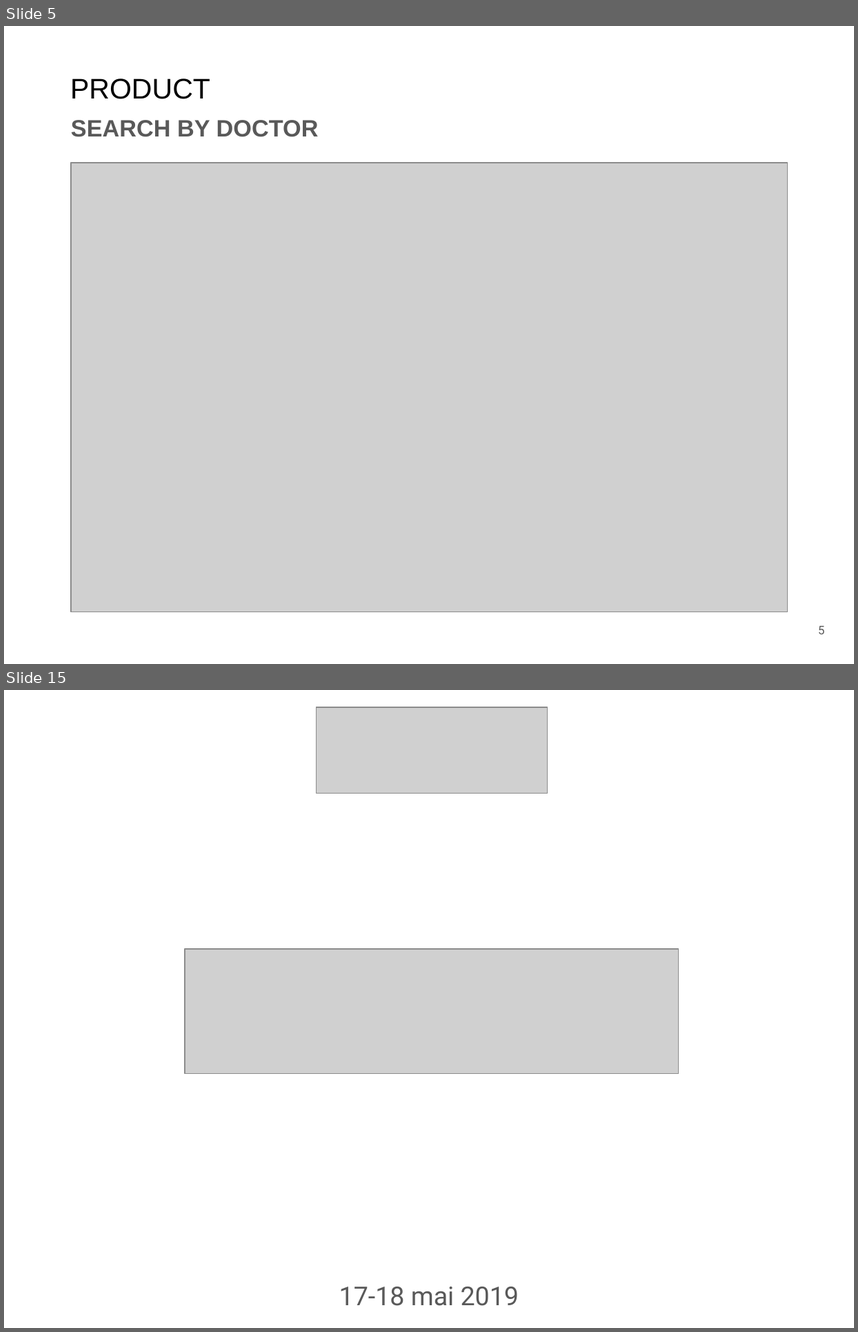
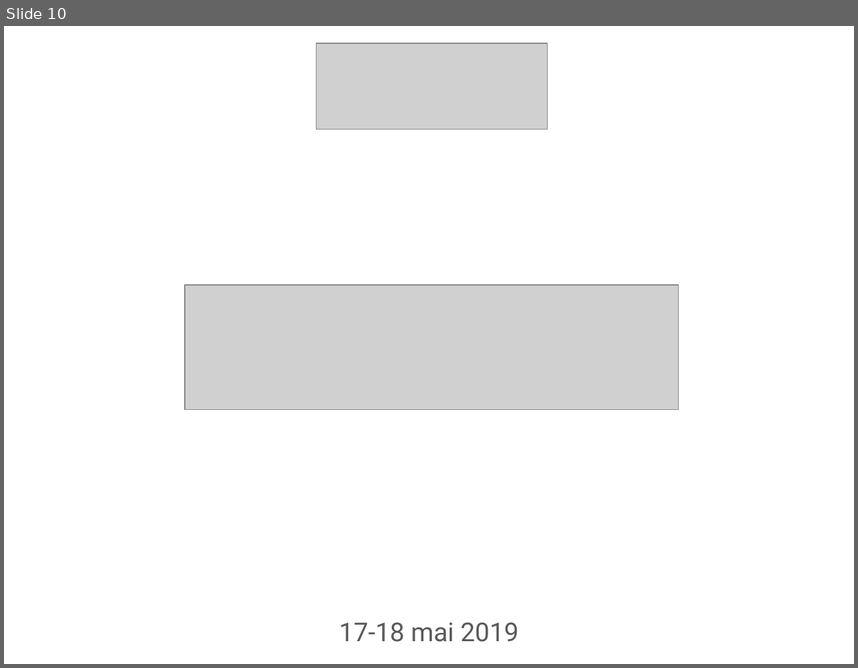
Before and after one commit to giodemaio/hackathonGM, a slide deck: GM IT Hackathon PITCH Doc Time.pptx. Shown one above the other, each under a label of ours: slides 5 and 15 before the commit, slide 10 after it; the slides between them are not shown. The pictures are 858x1332 and 858x668 pixels, drawn with LibreOffice and Linux fonts; fonts in the diff are those of the drawing; grey boxes stand for pictures; background and template pictures are left out. Boxes give left, top, right and bottom in pixels: in the first picture for what was removed or moved away, otherwise in the second. Text is boxed around its words. In the diff, an @@ line names an element or a change of style, - is before the commit and + after.

```diff
--- a/GM IT Hackathon PITCH Doc Time.pptx
+++ b/GM IT Hackathon PITCH Doc Time.pptx
@@ slide 5 removed at (x1=4, y1=26, x2=854, y2=664), background picture (left out) @@
@@ text removed at (x1=70, y1=78, x2=210, y2=99) @@
-PRODUCT
@@ text removed at (x1=71, y1=120, x2=319, y2=137) @@
-SEARCH BY DOCTOR
@@ picture removed at (x1=71, y1=163, x2=788, y2=612) @@
@@ page number removed at (x1=818, y1=626, x2=825, y2=634) @@
-5
@@ what was slide 15 is now slide 10 @@
```
Also in this commit, not shown: 8 slides added, 13 other slides removed.
